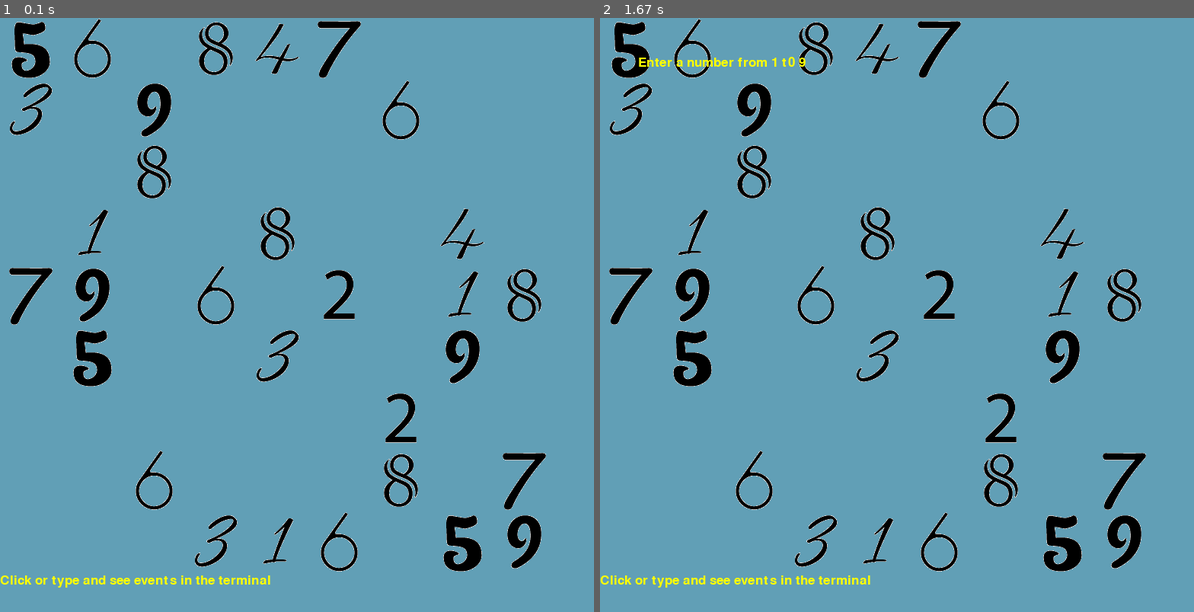
Above: before the commit, frames 1-2 (left to right).
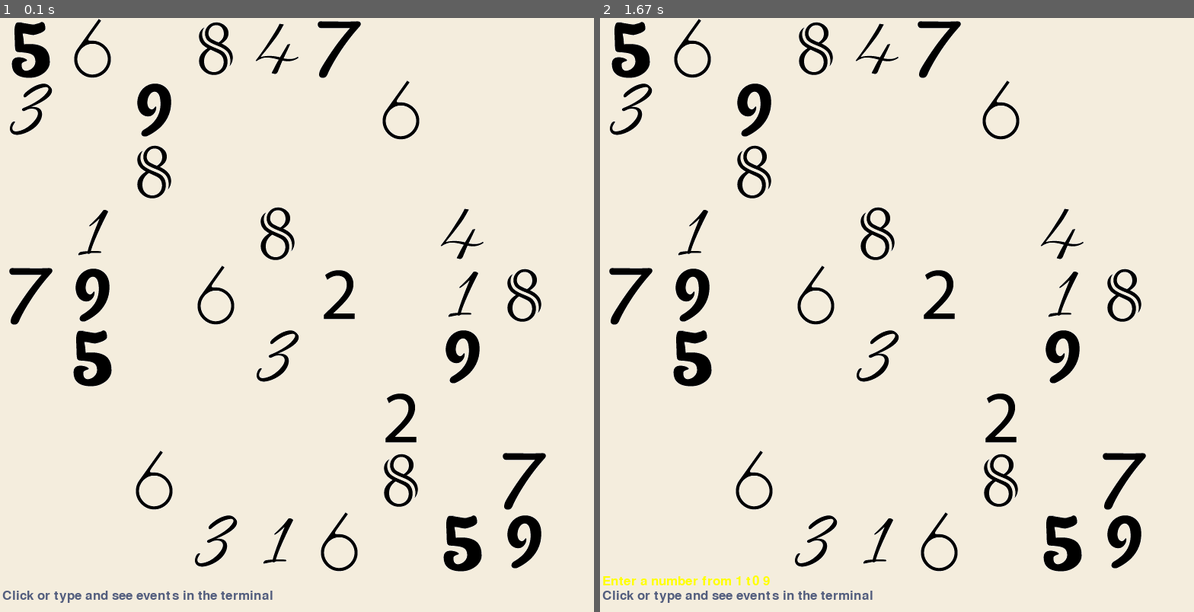
Above: after the commit, the same moments.

Repository: MAOneill/pygame-sudoku
Game: pygame game, started from pygame_soduko.py
Same seed, same stepped clock (60 frames per second), same inputs: the game is played once before the commit and once after it.
Inputs (mouse positions are in pixels of both pictures, inside the frame that each line leads up to):
- Up to frame 1 (0.1 s): no input
- Up to frame 2 (1.67 s): click (897, 315) at 0.38 s

The runs differ from the first frame. In frame 1, 94% of the frame differs, in the area x 0-100%, y 0-100%; in frame 2, 94%.

Commit message:
changed colors

Diff:
--- a/pygame_soduko.py
+++ b/pygame_soduko.py
@@ -114,19 +114,18 @@
         print (" ") #new line
         print("----"*9 + "-") #separator lines and bottom border
 
-def pygame_popup_window():
-    # background_color = (100,100,100)
-    # width = 200
-    # height = 200
-    blue_color = (97, 159, 182)  #background color
-    red_color = (255,0,0)
-    # small_screen = pygame.display.set_mode((width, height))
-
-    # pygame.display.set_caption('Number entry')
-
-    font = pygame.font.Font(None, 25)
-    text = font.render('Enter a number from 1 t0 9', True, (red_color))
-    return screen.blit(text, (20, 20))
+# def pygame_popup_window():
+#     background_color = (244,237,221)
+#     blue_color = (97, 159, 182)  #sky_blue
+#     red_color = (255,0,0)
+#     pitch_blue_color = (83,94,126)
+#     # small_screen = pygame.display.set_mode((width, height))
+
+#     # pygame.display.set_caption('Number entry')
+
+#     font = pygame.font.Font(None, 25)
+#     text = font.render('Enter a number from 1 t0 9', True, (red_color))
+#     return screen.blit(text, (20, 20))
 
 #copied ball1.py from examples to begin
 #copied draw_image from examples too
@@ -136,7 +135,12 @@
     # declare the size of the canvas
     width = 780
     height = 780
+
     blue_color = (97, 159, 182)  #background color
+    background_color = (244,237,221)
+    blue_color = (97, 159, 182)  #sky_blue
+    red_color = (255,0,0)
+    pitch_blue_color = (83,94,126)
     red_color = (255,0,0)
 
     pygame.init()
@@ -173,13 +177,14 @@
     board = create_board(rawboard)
 
     #these print to the terminalo
-    print_grid(board,"value")
-    print_grid(board,"answer")
-    print_grid(board,"inner")
-
+    # print_grid(board,"value")
+    # print_grid(board,"answer")
+    # print_grid(board,"inner")
+
+    #message text
     red_color = (255,255,0)
     font = pygame.font.Font(None, 25)
-    text_new = font.render('', True, (red_color))
+    message_text = font.render('', True, (red_color))
 
     while not stop_game:
         for event in pygame.event.get():
@@ -188,10 +193,12 @@
                 stop_game = True
             if event.type == pygame.MOUSEBUTTONDOWN:
                 print('mouse down at %d, %d' % event.pos)  #to terminal
-                red_color = (255,255,0)
+                # red_color = (255,255,0)
                 # font = pygame.font.Font(None, 25)
-                text_new = font.render('Enter a number from 1 t0 9', True, (red_color))
+                message_text = font.render('Enter a number from 1 t0 9', True, (red_color))
                 # screen.blit(text, (event.pos[0], event.pos[1]))
+                #change the text if they press in a spot
+                #tell them what to do
 
             if event.type == pygame.KEYDOWN:
                 print('key down %r' % event.key)
@@ -199,7 +206,7 @@
         # Game logic
 
         # Draw background
-        screen.fill(blue_color)
+        screen.fill(background_color)
 
         # Game display
 
@@ -218,15 +225,16 @@
 
         # font = pygame.font.Font(None, 25)
         # text_new = font.render('Enter a number from 1 t0 9', True, (red_color))
-        screen.blit(text_new, (50,50))
+        # update the message_text
+        screen.blit(message_text, (3,731))
 
             # pygame_popup_window()
             # value = input()
             # print(value)
 
         font = pygame.font.Font(None, 25)
-        text = font.render('Click or type and see events in the terminal', True, (red_color))
-        screen.blit(text, (0, 730))
+        gen_text = font.render('Click or type and see events in the terminal', True, (pitch_blue_color))
+        screen.blit(gen_text, (3, 750))
 
 
         # pygame.display.update()
